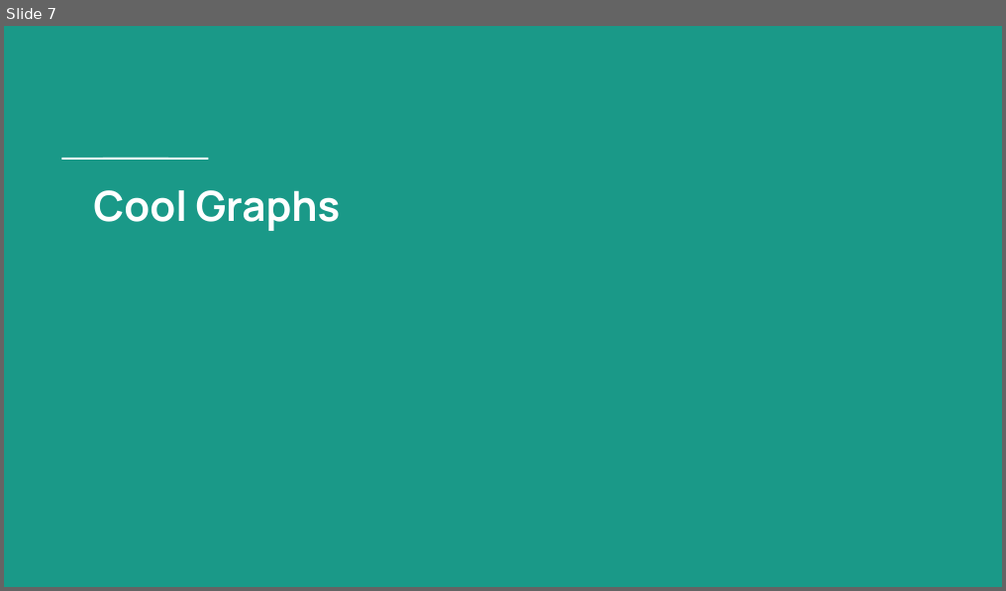
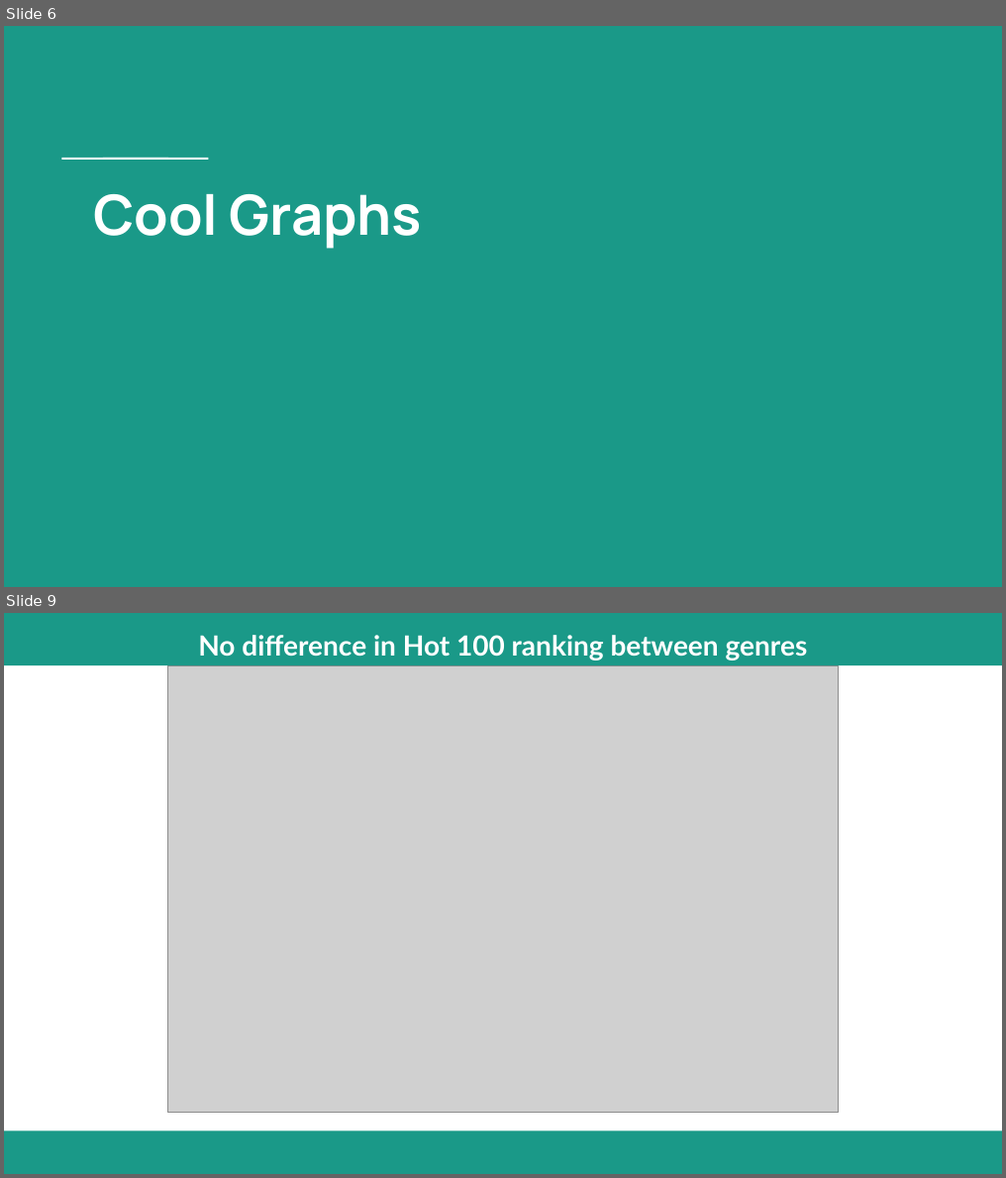
Before and after one commit to ssmcnatt/experimental-design-cap01, a slide deck: presentation-of-findings.pptx. Shown one above the other, each under a label of ours: slide 7 before the commit, slides 6 and 9 after it; the slides between them are not shown. The pictures are 1006x591 and 1006x1178 pixels, drawn with LibreOffice and Linux fonts; fonts in the diff are those of the drawing; grey boxes stand for pictures. Boxes give left, top, right and bottom in pixels: in the first picture for what was removed or moved away, otherwise in the second. Text is boxed around its words. In the diff, an @@ line names an element or a change of style, - is before the commit and + after.

```diff
--- a/presentation-of-findings.pptx
+++ b/presentation-of-findings.pptx
@@ slide 9 added at box(4, 613, 1002, 1174), background #FFFFFF @@
@@ rectangle added at box(4, 613, 1002, 665), fill #1A9988, 20 pt, text #FFFFFF, bold @@
+No difference in Hot 100 ranking between genres
@@ picture added at box(167, 665, 839, 1113) @@
@@ rectangle added at box(4, 1131, 1002, 1173), fill #1A9988 @@
@@ what was slide 7 is now slide 6 @@
@@ slide 6 changed as well @@
@@ title "Cool Graphs" at box(93, 194, 422, 249): size 30 to 40 pt @@
```
Also in this commit, not shown: 5 other slides changed, 4 other slides added, 12 slides removed.
